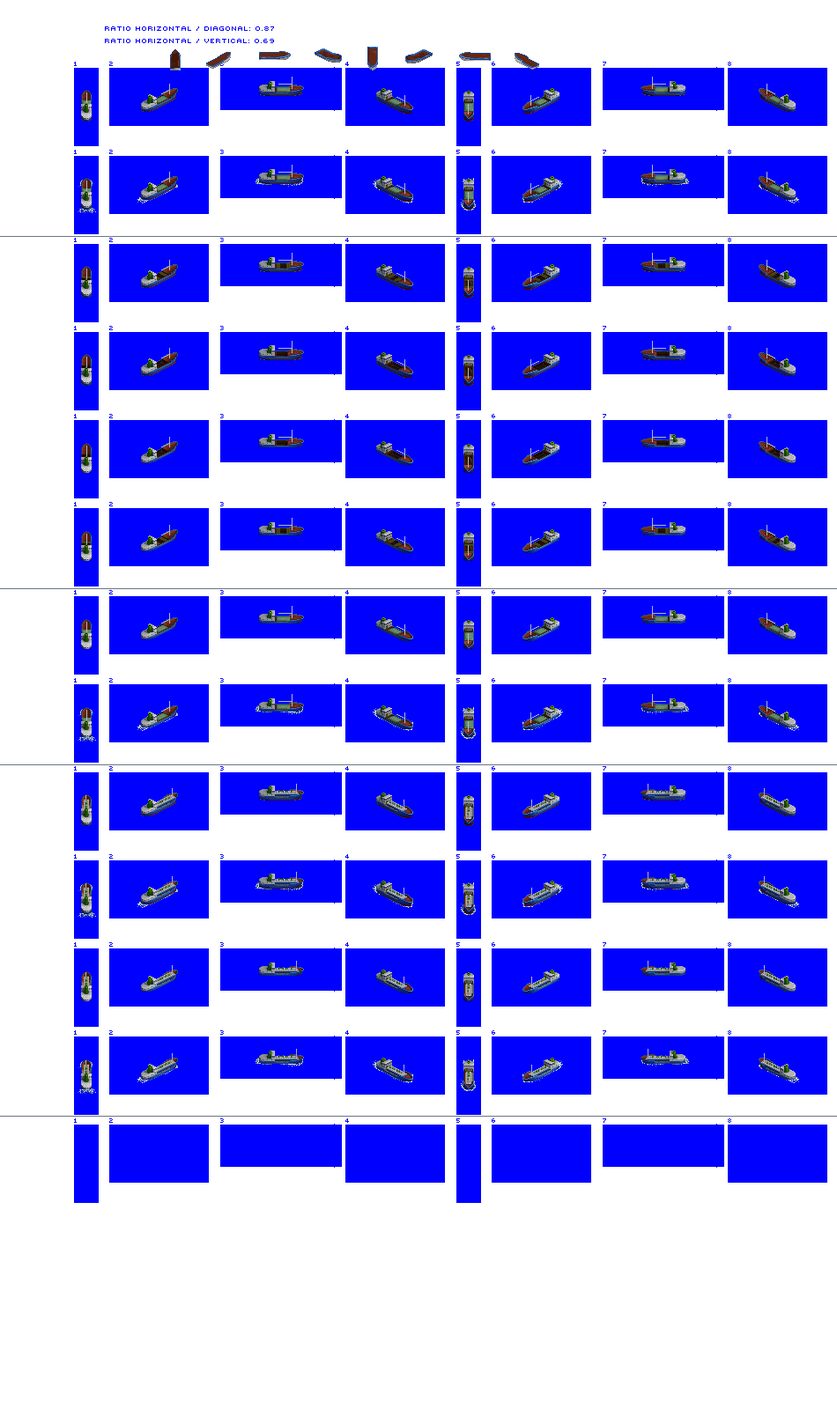
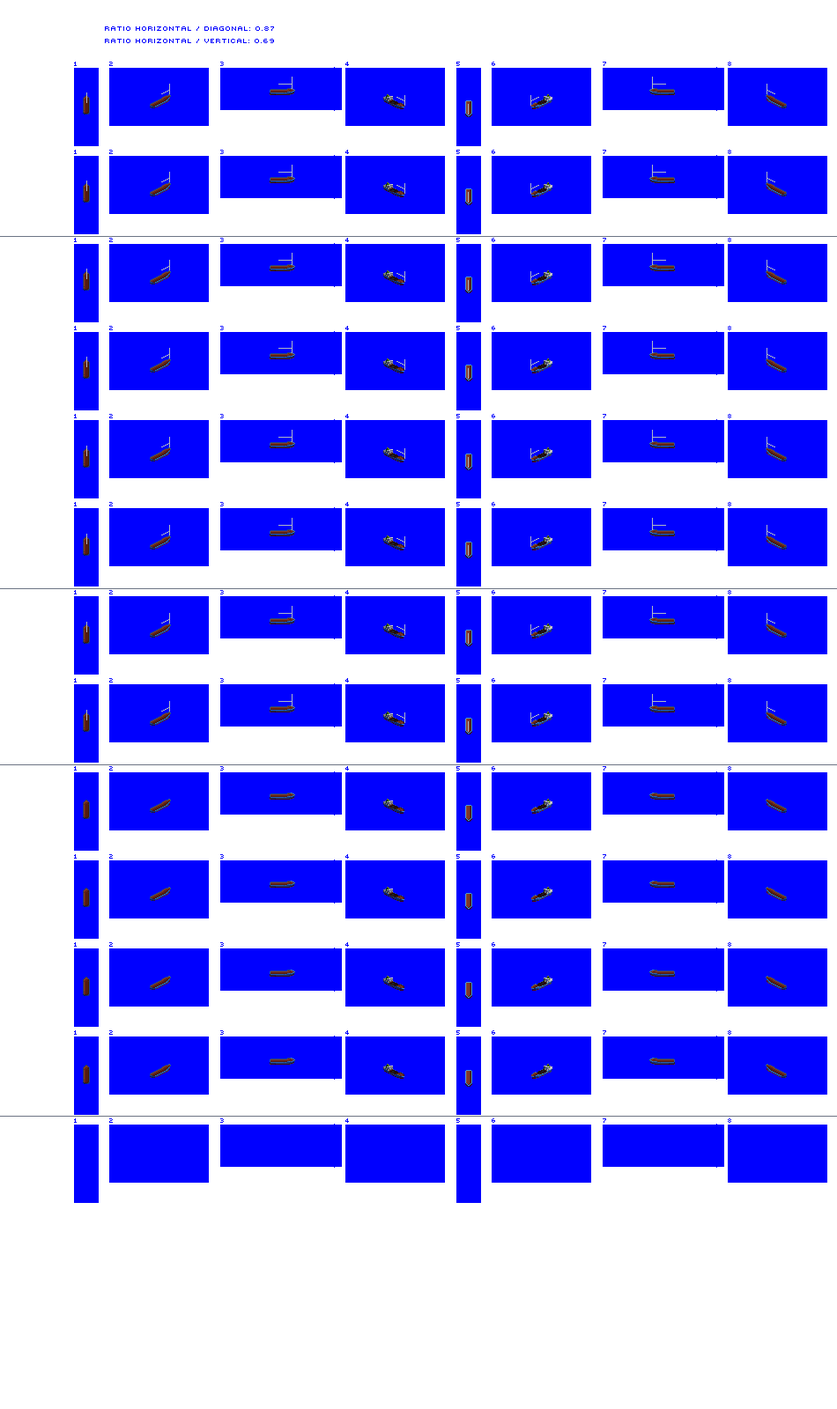
Layers edited between the first and the second 837 x 1409 image:
removed layer "Layer 1" over <box>170,46,540,71</box>
renamed "hatches" to "utility vessel", painted on it over <box>81,87,787,1088</box>
removed layer "tanker" over <box>81,783,780,1086</box>
hid "Small Trader" over <box>81,81,796,1090</box>
hid "prop / bow wash" over <box>77,177,799,1095</box>
